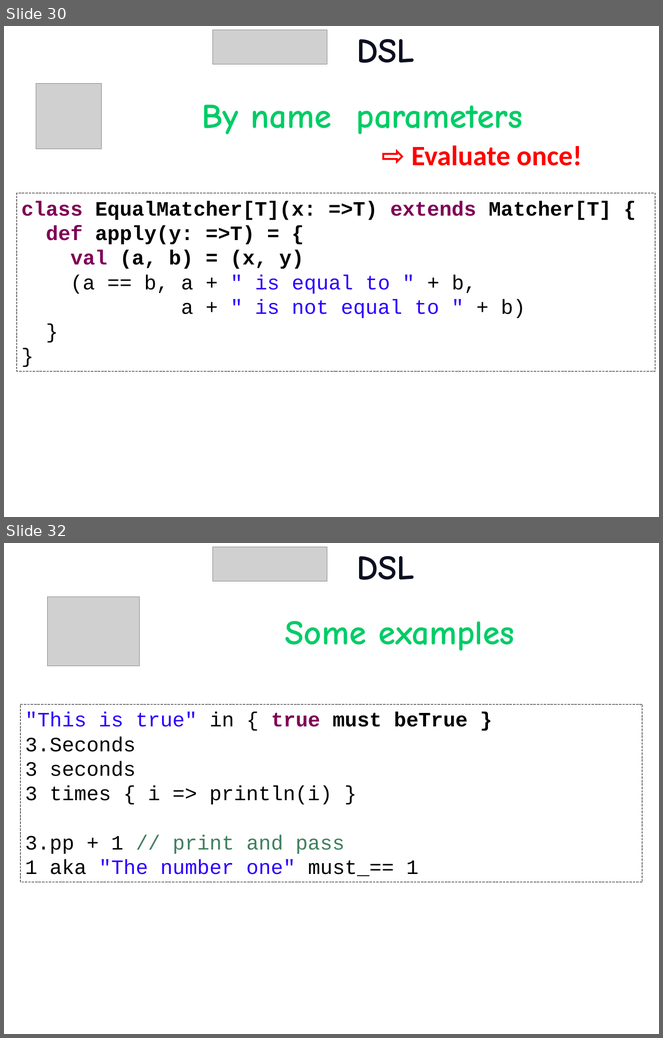
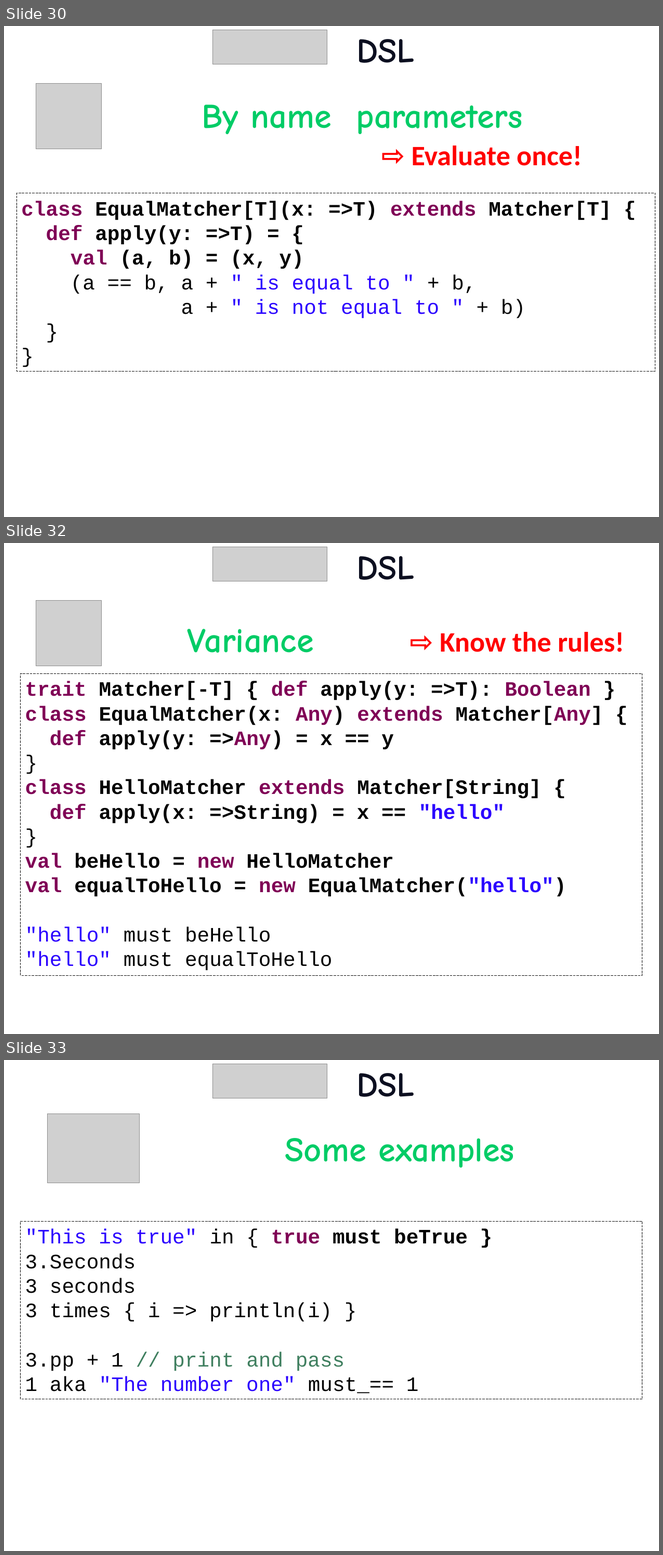
Before and after one commit to etorreborre/oscon-2010, a slide deck: src/main/resources/oscon_2010_specs.pptx. Shown one above the other, each under a label of ours: slides 30 and 32 before the commit, slides 30, 32 and 33 after it; the slides between them are not shown. The pictures are 663x1038 and 663x1555 pixels, drawn with LibreOffice and Linux fonts; fonts in the diff are those of the drawing; grey boxes stand for pictures; background and template pictures are left out. Boxes give left, top, right and bottom in pixels: in the first picture for what was removed or moved away, otherwise in the second. Text is boxed around its words. In the diff, an @@ line names an element or a change of style, - is before the commit and + after.

Commit message:
added a variance example

```diff
--- a/src/main/resources/oscon_2010_specs.pptx
+++ b/src/main/resources/oscon_2010_specs.pptx
@@ slide 32 added at bbox=[4, 543, 659, 1034], background picture (left out) @@
@@ picture added at bbox=[213, 547, 327, 581] @@
@@ title added at bbox=[357, 556, 415, 580], 54 pt, text #0C0F20, bold @@
+DSL
@@ picture added at bbox=[36, 601, 101, 666] @@
@@ text added at bbox=[187, 629, 313, 653], 54 pt, text #00CC66, bold @@
+Variance
@@ text added at bbox=[440, 632, 624, 652], 44 pt, text #FF0000, bold @@
+⇨ Know the rules!
@@ rectangle added at bbox=[21, 674, 643, 976], fill #FFFFFF, outline #000000 0.75 pt dashed, 32 pt, text #000000, bold @@
+trait Matcher[-T] { def apply(y: =>T): Boolean }
+class EqualMatcher(x: Any) extends Matcher[Any] {
+def apply(y: =>Any) = x == y
+}
+class HelloMatcher extends Matcher[String] {
+def apply(x: =>String) = x == "hello"
+}
+val beHello = new HelloMatcher
+val equalToHello = new EqualMatcher("hello")
+"hello" must beHello
+"hello" must equalToHello
@@ what was slide 32 is now slide 33 @@
```
Also in this commit, not shown: 2 slides changed, 1 other file.
